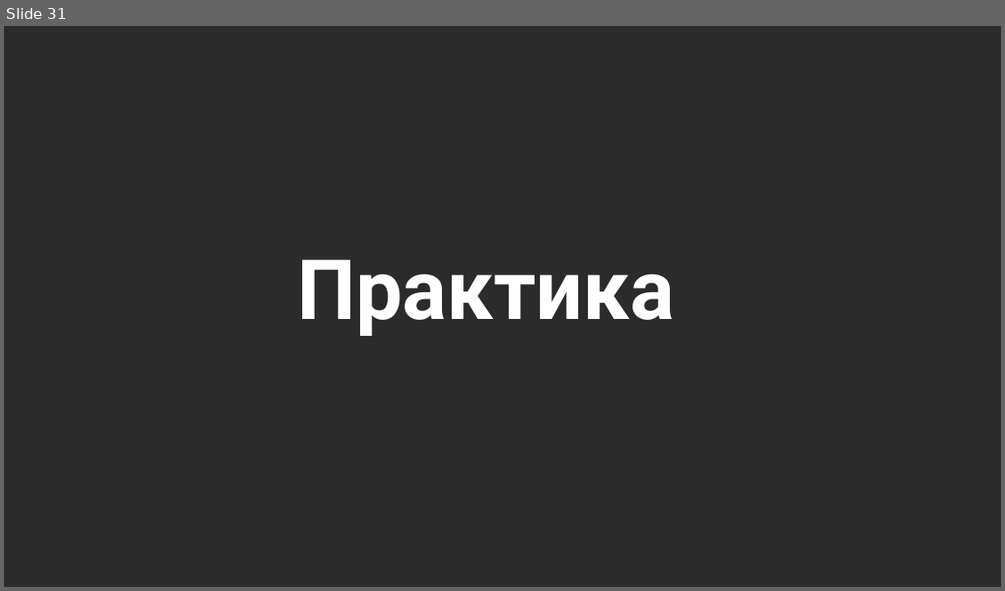
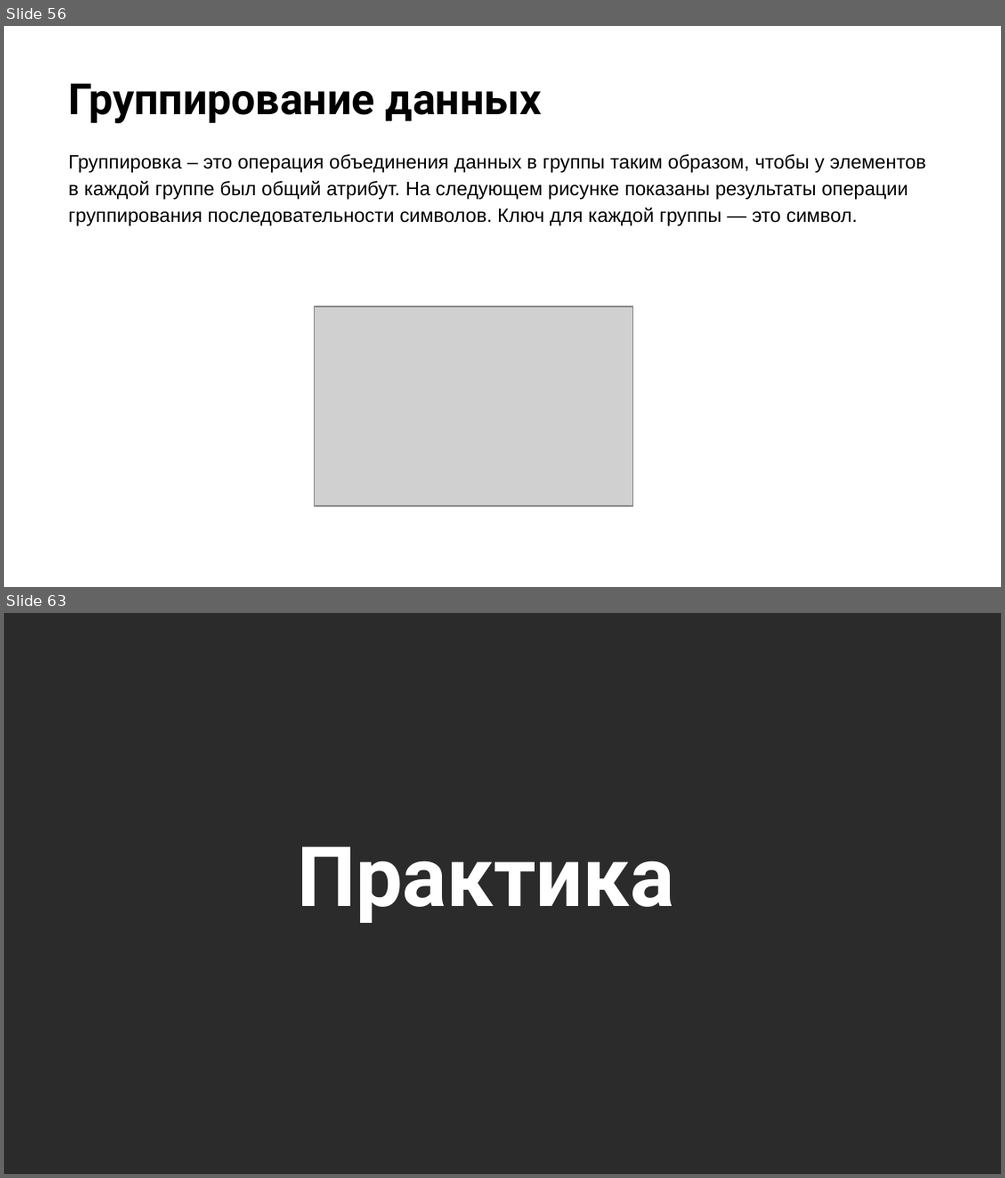
Before and after one commit to NilovPavel/OpenLessonLinq, a slide deck: LinqQueries.pptx. Shown one above the other, each under a label of ours: slide 31 before the commit, slides 56 and 63 after it; the slides between them are not shown. The pictures are 1005x591 and 1005x1178 pixels, drawn with LibreOffice and Linux fonts; fonts in the diff are those of the drawing; grey boxes stand for pictures; background and template pictures are left out; a plain dark background stands for a picture behind light text. Boxes give left, top, right and bottom in pixels: in the first picture for what was removed or moved away, otherwise in the second. Text is boxed around its words. In the diff, an @@ line names an element or a change of style, - is before the commit and + after.

Commit message:
Добавлен единичный результат.

```diff
--- a/LinqQueries.pptx
+++ b/LinqQueries.pptx
@@ slide 56 added at <box>4,26,1001,587</box>, background picture (left out) @@
@@ title added at <box>68,83,542,124</box>, 31 pt, text #000000, bold @@
+Группирование данных
@@ text added at <box>68,154,926,226</box>, 14 pt, text #000000 @@
+Группировка – это операция объединения данных в группы таким образом, чтобы у элементов в каждой группе был общий атрибут. На следующем рисунке показаны результаты операции группирования последовательности символов. Ключ для каждой группы — это символ.
@@ picture added at <box>314,306,633,506</box> @@
@@ what was slide 31 is now slide 63 @@
```
Also in this commit, not shown: 31 other slides added.
